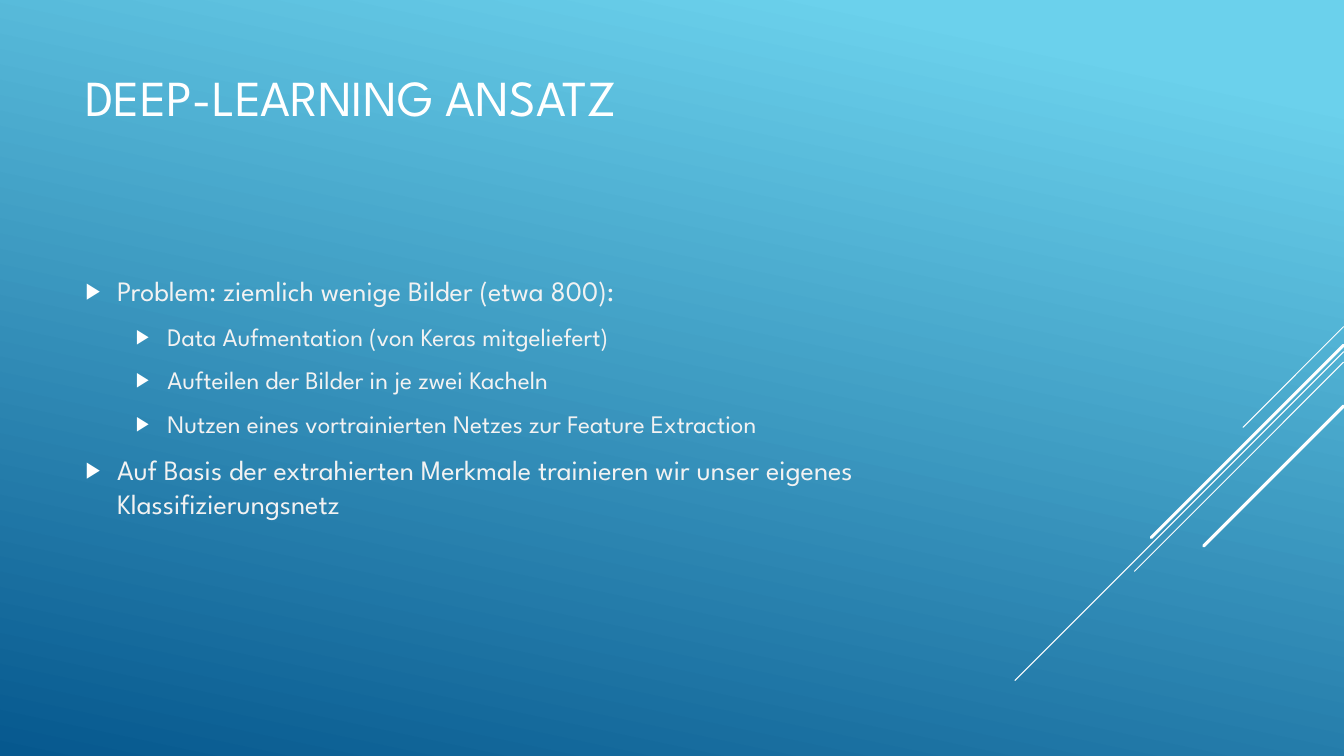
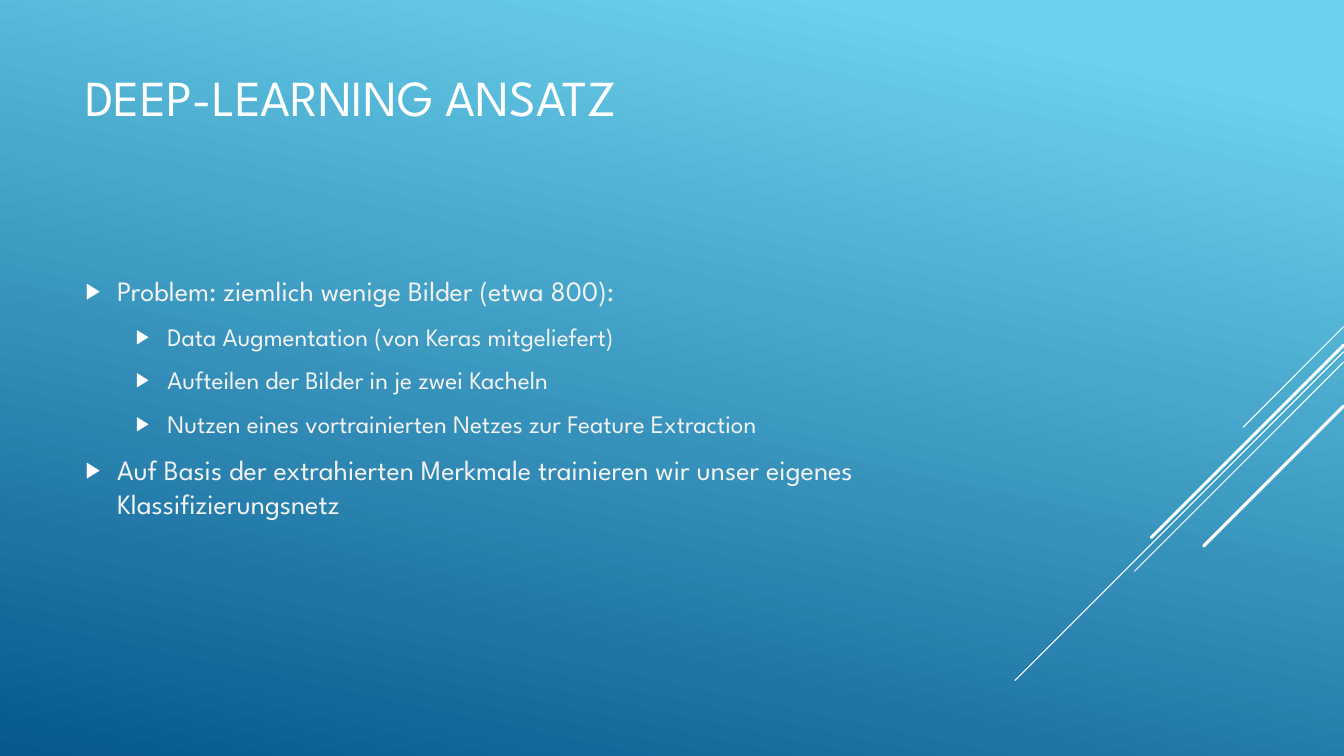
Before and after one commit to Menkeyshow/computer_vision_clouds, a slide deck: slide 19 of ausarbeitung/Wolken (1).pptx (slide 18 before the commit). Drawn at 1344x756 pixels with LibreOffice and Linux fonts; fonts in the diff are those of the drawing. Boxes give left, top, right and bottom in pixels: in the first picture for what was removed or moved away, otherwise in the second. Text is boxed around its words. In the diff, an @@ line names an element or a change of style, - is before the commit and + after.

```diff
--- a/ausarbeitung/Wolken (1).pptx
+++ b/ausarbeitung/Wolken (1).pptx
@@ text at [167, 328, 614, 352]: text changed @@
-  ▶ Data Aufmentation (von Keras mitgeliefert)
+  ▶ Data Augmentation (von Keras mitgeliefert)
```
Also in this commit, not shown: 4 other slides changed, 1 slide added.
